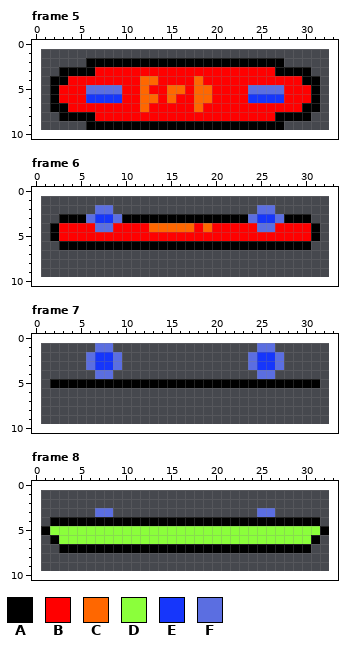
Two versions of one pixel-art file, assets/skateboard.aseprite. This is how it looked before the edit.
32x9 pixels, 8 frames. Shown: frame 5, frame 6, frame 7, frame 8. The old version is drawn lined up with the new one, on the new canvas. The commit also changed other frames, which this record leaves out.
Palette (. is transparent): A #000000  B #ff0000  C #ff6700  D #8bff3b  E #1636fb  F #5b6ee1
Pixels before, frame 5, first column x 2:
 2 ....AAAAAAAAAAAAAAAAAAAAAA....
 3 .AAAABBBBBBBBBBBBBBBBBBBBAAAA.
 4 AABBBBBBBBCCBBBBCBBBBBBBBBBBAA
 5 ABBBFFFFBBCBBCCBCCBBBBFFFFBBBA
 6 ABBBEEEEBBCCBCBBCCBBBBEEEEBBBA
 7 AABBBBBBBBCBBBBBCBBBBBBBBBBBAA
 8 .AAAABBBBBBBBBBBBBBBBBBBBAAAA.
 9 ....AAAAAAAAAAAAAAAAAAAAAA....
Pixels before, frame 6, first column x 2:
2 .....FF................FF.....
3 .AAAFEEFAAAAAAAAAAAAAAFEEFAAA.
4 ABBBBFFBBBBCCCCCBCBBBBBFFBBBBA
5 ABBBBBBBBBBBBBBBBBBBBBBBBBBBBA
6 .AAAAAAAAAAAAAAAAAAAAAAAAAAAA.
Pixels before, frame 7, first column x 2:
1 .....FF................FF.....
2 ....FEEF..............FEEF....
3 ....FEEF..............FEEF....
4 .....FF................FF.....
5 AAAAAAAAAAAAAAAAAAAAAAAAAAAAAA
Pixels before, frame 8, first column x 1:
3 ......FF................FF......
4 .AAAAAAAAAAAAAAAAAAAAAAAAAAAAAA.
5 ADDDDDDDDDDDDDDDDDDDDDDDDDDDDDDA
6 .ADDDDDDDDDDDDDDDDDDDDDDDDDDDDA.
7 ..AAAAAAAAAAAAAAAAAAAAAAAAAAAA..
Now the later version:
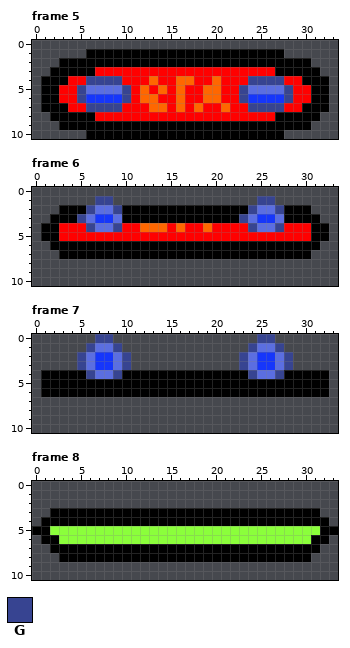
Colours new in this view: G #374491
From old to new:
canvas 32x9 -> 34x11, the old top-left corner now at 1,1
Frame 5:
y 1: x 6..27 ...................... -> AAAAAAAAAAAAAAAAAAAAAA
y 2: x 3..5 ... -> AAA; x 28..30 ... -> AAA
y 3: x 2 . -> A; x 31 . -> A
y 4: x 1 . -> A; x 6..9 BBBB -> GGGG; x 12 C -> B; x 16..18 BBC -> CCB; x 20 B -> C; x 24..27 BBBB -> GGGG; x 32 . -> A
y 5: x 1 . -> A; x 5 B -> G; x 10 B -> G; x 14..15 BC -> CB; x 18 C -> B; x 20 B -> C; x 23 B -> G; x 28 B -> G; x 32 . -> A
y 6: x 1 . -> A; x 5 B -> G; x 10 B -> G; x 15..16 CB -> BC; x 18 C -> B; x 20 B -> C; x 23 B -> G; x 28 B -> G; x 32 . -> A
y 7: x 1 . -> A; x 6..9 BBBB -> GGGG; x 12..14 CBB -> BCC; x 16 B -> C; x 21 B -> C; x 24..27 BBBB -> GGGG; x 32 . -> A
y 8: x 2 . -> A; x 31 . -> A
y 9: x 3..5 ... -> AAA; x 28..30 ... -> AAA
y 10: x 6..27 ...................... -> AAAAAAAAAAAAAAAAAAAAAA
Frame 6:
y 1: x 7..8 .. -> GG; x 25..26 .. -> GG
y 2: x 3..6 .... -> AAAG; x 9..24 ................ -> GAAAAAAAAAAAAAAG; x 27..30 .... -> GAAA
y 3: x 2 . -> A; x 5 A -> G; x 23 A -> G; x 31 . -> A
y 4: x 1 . -> A; x 6 B -> G; x 9 B -> G; x 12 B -> C; x 15 C -> B; x 17 C -> B; x 24 B -> G; x 27 B -> G; x 32 . -> A
y 5: x 1 . -> A; x 32 . -> A
y 6: x 2 . -> A; x 31 . -> A
y 7: x 3..30 ............................ -> AAAAAAAAAAAAAAAAAAAAAAAAAAAA
Frame 7:
y 0: x 7..8 .. -> GG; x 25..26 .. -> GG
y 1: x 6 . -> G; x 9 . -> G; x 24 . -> G; x 27 . -> G
y 2..3: x 5 . -> G; x 10 . -> G; x 23 . -> G; x 28 . -> G
y 4: x 1..6 ...... -> AAAAAG; x 9..24 ................ -> GAAAAAAAAAAAAAAG; x 27..32 ...... -> GAAAAA
y 5: x 1 . -> A; x 32 . -> A
y 6: x 1..32 ................................ -> AAAAAAAAAAAAAAAAAAAAAAAAAAAAAAAA
Frame 8:
y 3: x 2..31 .....FF................FF..... -> AAAAAAAAAAAAAAAAAAAAAAAAAAAAAA
y 4: x 1 . -> A; x 32 . -> A
y 5: x 0 . -> A; x 33 . -> A
y 6: x 1 . -> A; x 32 . -> A
y 7: x 2 . -> A; x 31 . -> A
y 8: x 3..30 ............................ -> AAAAAAAAAAAAAAAAAAAAAAAAAAAA
Pixel boxes of the changes (left, top, right, bottom) in both pictures:
changed: (41, 49, 329, 139)
changed: (41, 196, 329, 259)
added: (41, 334, 329, 397)
changed: (32, 508, 338, 562)
